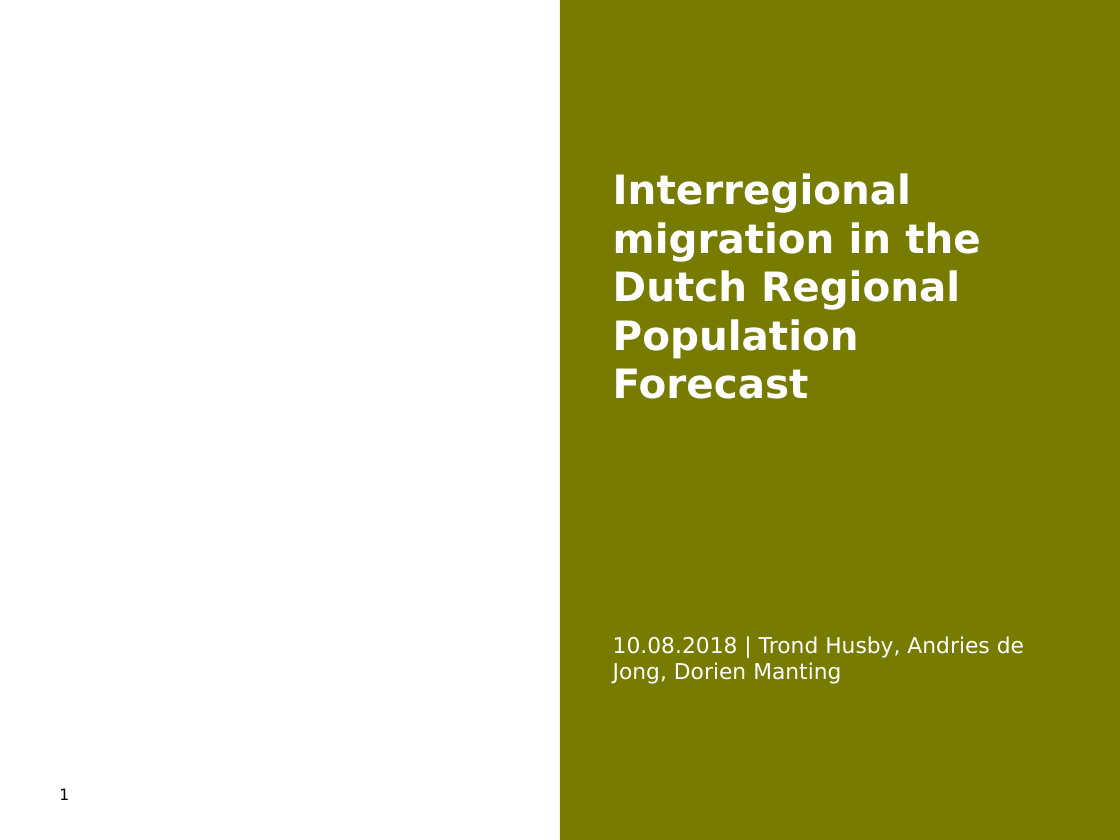
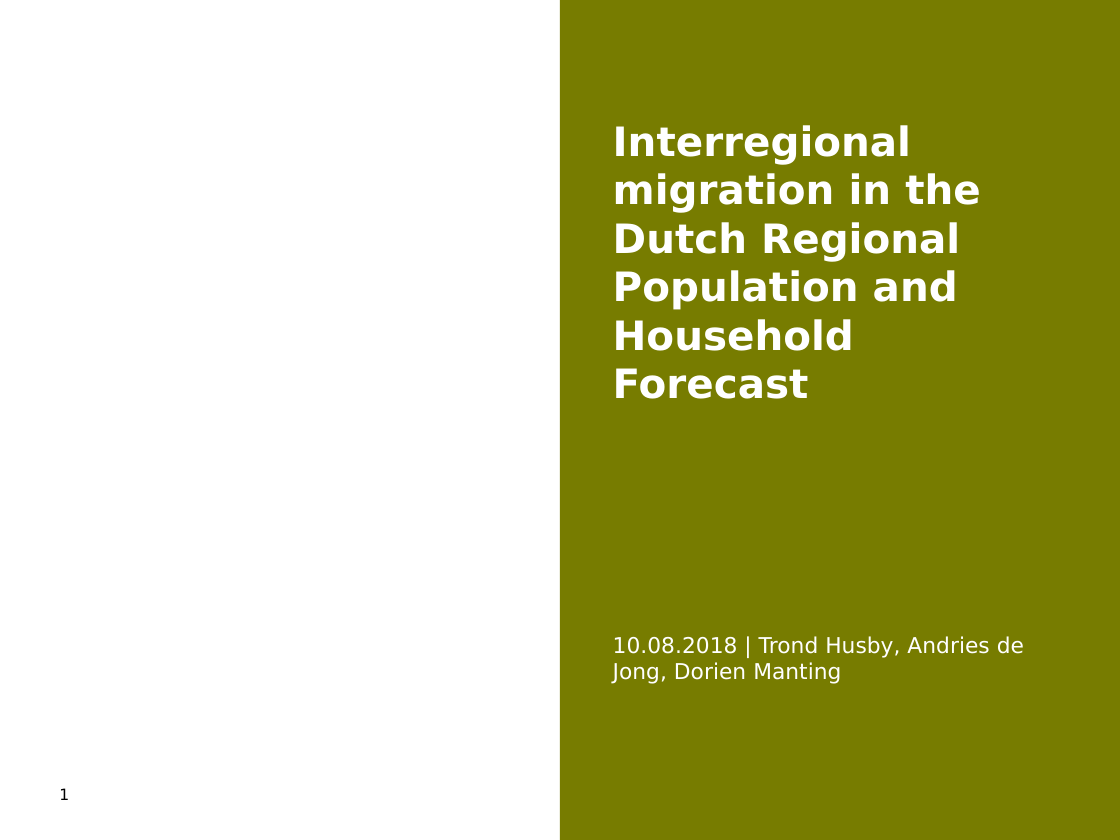
Before and after one commit to trondhusby/mobility_forecast, a slide deck: slide 1 of output/bsps-HUSBY.pptx. Drawn at 1120x840 pixels with LibreOffice and Linux fonts; fonts in the diff are those of the drawing; background and template pictures are left out. Boxes give left, top, right and bottom in pixels: in the first picture for what was removed or moved away, otherwise in the second. Text is boxed around its words. In the diff, an @@ line names an element or a change of style, - is before the commit and + after.

```diff
--- a/output/bsps-HUSBY.pptx
+++ b/output/bsps-HUSBY.pptx
@@ title at <box>613,125,981,399</box>: text changed @@
-Interregional migration in the Dutch Regional Population Forecast
+Interregional migration in the Dutch Regional Population and Household Forecast
```
Also in this commit, not shown: 2 other slides changed, 1 other file.
